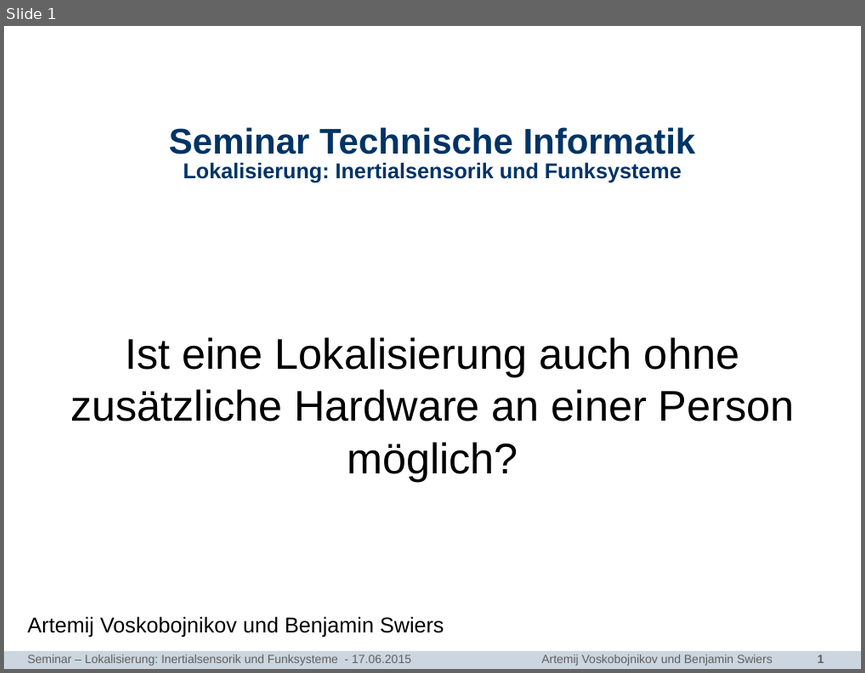
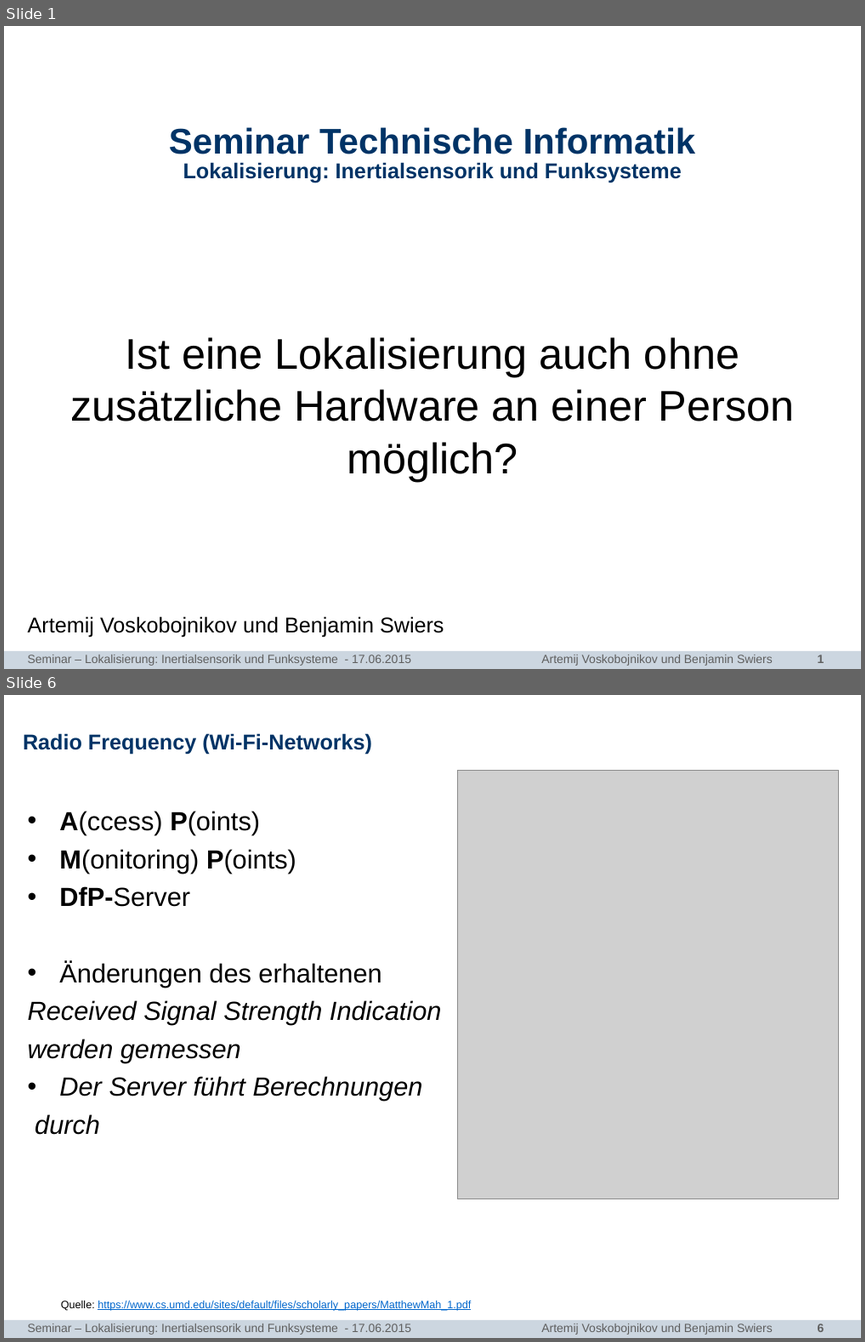
Before and after one commit to bennySwiers/Ausarbeitung-Seminar-TI, a slide deck: Vortrag/Seminar_TI_Sensorlose_Lokalisierung.pptx. Shown one above the other, each under a label of ours: slide 1 before the commit, slides 1 and 6 after it; the slides between them are not shown. The pictures are 865x673 and 865x1342 pixels, drawn with LibreOffice and Linux fonts; fonts in the diff are those of the drawing; grey boxes stand for pictures; background and template pictures are left out. Boxes give left, top, right and bottom in pixels: in the first picture for what was removed or moved away, otherwise in the second. Text is boxed around its words. In the diff, an @@ line names an element or a change of style, - is before the commit and + after.

```diff
--- a/Vortrag/Seminar_TI_Sensorlose_Lokalisierung.pptx
+++ b/Vortrag/Seminar_TI_Sensorlose_Lokalisierung.pptx
@@ slide 6 added at <box>4,695,861,1338</box>, background #FFFFFF; not listed: 2 template elements that a slide beside it also shows @@
@@ title added at <box>23,733,372,754</box>, 18 pt, text #003366, bold @@
+Radio Frequency (Wi-Fi-Networks)
@@ picture added at <box>457,771,839,1198</box> @@
@@ text added at <box>28,811,471,1310</box>, 22 pt, text #000000 @@
+• A(ccess) P(oints)
+• M(onitoring) P(oints)
+• DfP-Server
+• Änderungen des erhaltenen
+Received Signal Strength Indication
+werden gemessen
+• Der Server führt Berechnungen
+durch
+  Quelle: https://www.cs.umd.edu/sites/default/files/scholarly_papers/MatthewMah_1.pdf
@@ text added at <box>28,1323,772,1334</box>, 10 pt, text #5F5F5F @@
+Seminar – Lokalisierung: Inertialsensorik und Funksysteme - 17.06.2015 Artemij Voskobojnikov und Benjamin Swiers
```
Also in this commit, not shown: 8 slides changed, 5 other slides added.
